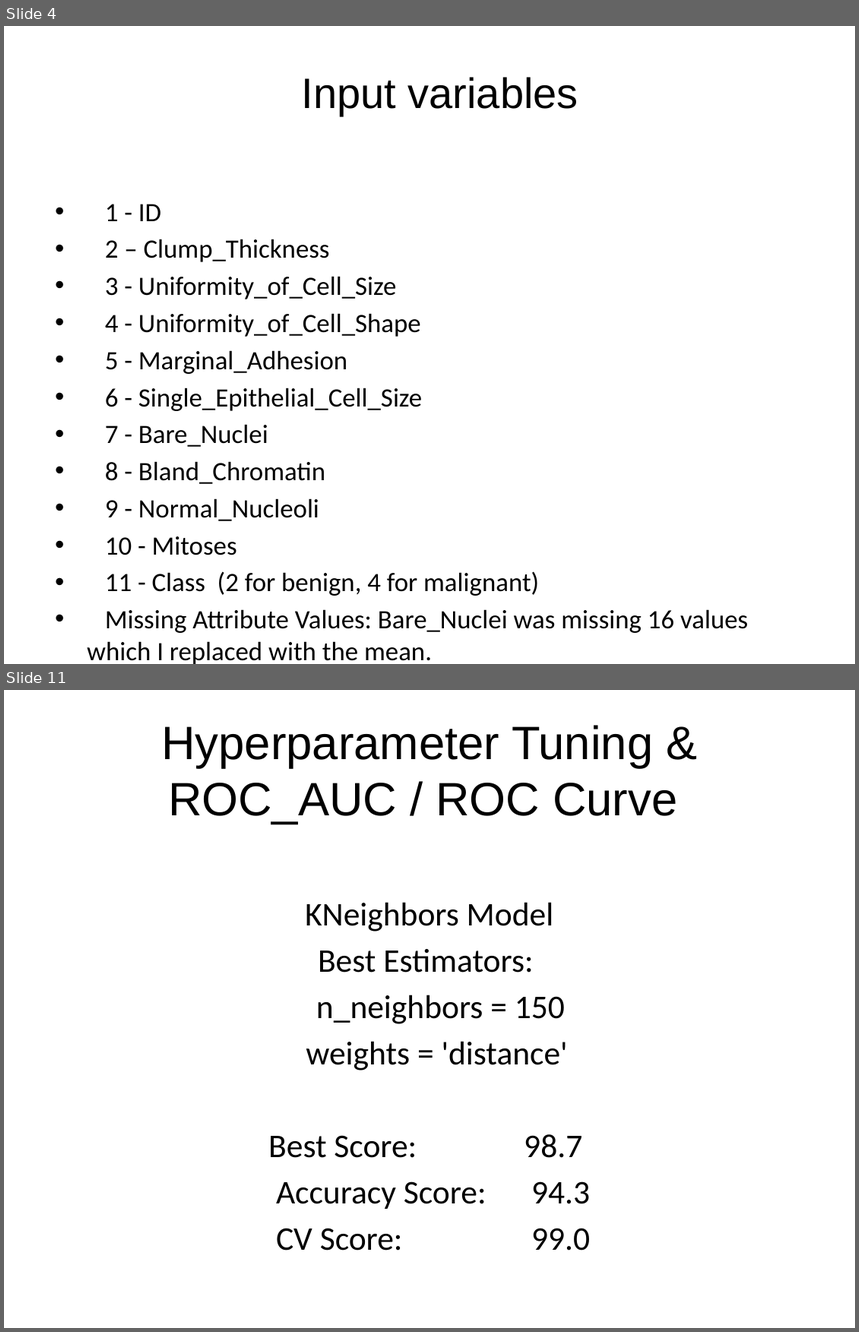
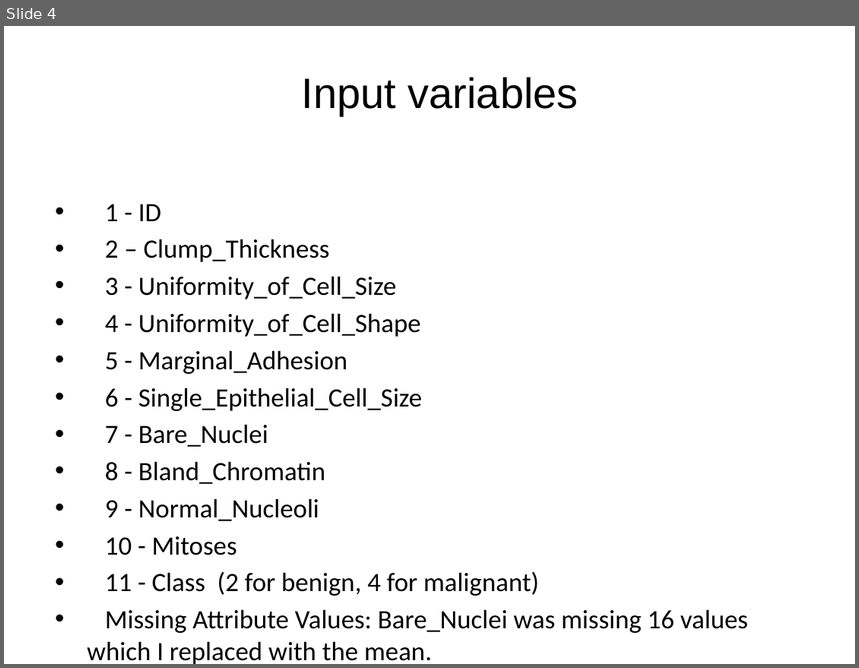
Before and after one commit to delwester/Springboard, a slide deck: Capstone3/Capstone3_FinalPres.pptx. Shown one above the other, each under a label of ours: slides 4 and 11 before the commit, slide 4 after it; the slides between them are not shown. The pictures are 859x1332 and 859x668 pixels, drawn with LibreOffice and Linux fonts; fonts in the diff are those of the drawing. Boxes give left, top, right and bottom in pixels: in the first picture for what was removed or moved away, otherwise in the second. Text is boxed around its words. In the diff, an @@ line names an element or a change of style, - is before the commit and + after.

```diff
--- a/Capstone3/Capstone3_FinalPres.pptx
+++ b/Capstone3/Capstone3_FinalPres.pptx
@@ slide 11 removed at (x1=4, y1=690, x2=855, y2=1328), background #FFFFFF @@
@@ title removed at (x1=161, y1=725, x2=677, y2=824) @@
-Hyperparameter Tuning & ROC_AUC / ROC Curve
@@ text removed at (x1=268, y1=902, x2=590, y2=1251) @@
-KNeighbors Model
-Best Estimators:
-n_neighbors = 150
-weights = 'distance'
-Best Score: 98.7
-Accuracy Score: 94.3
-CV Score: 99.0
```
Also in this commit, not shown: 6 slides changed, 8 slides added, 3 other slides removed, 2 other files.
